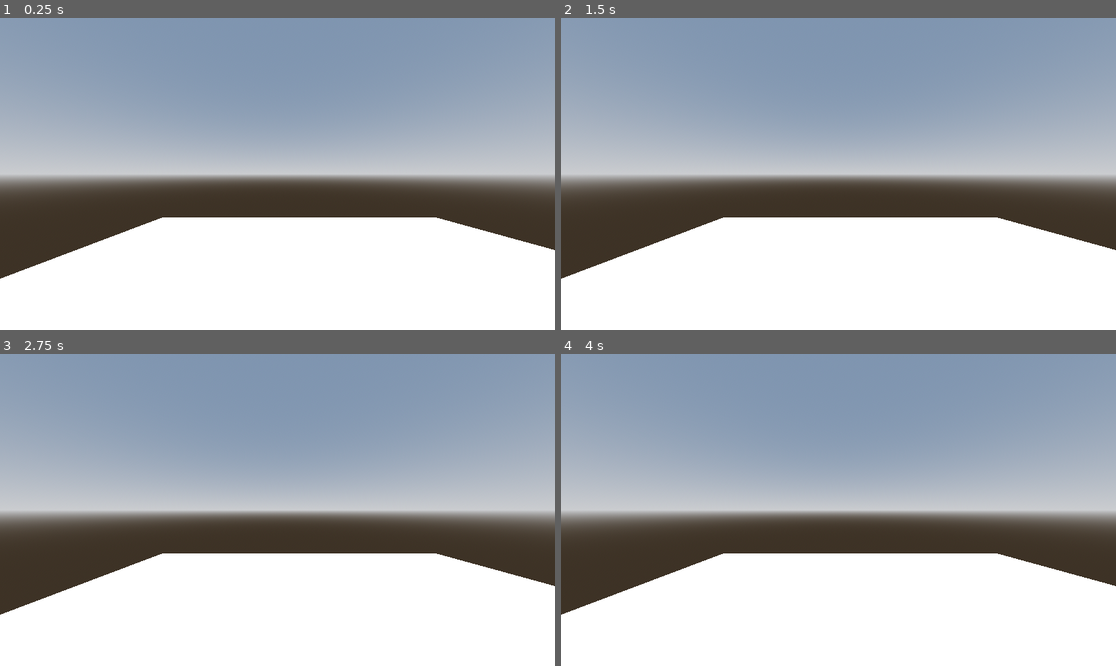
Above: before the commit, frames 1-4 (two rows, left to right).
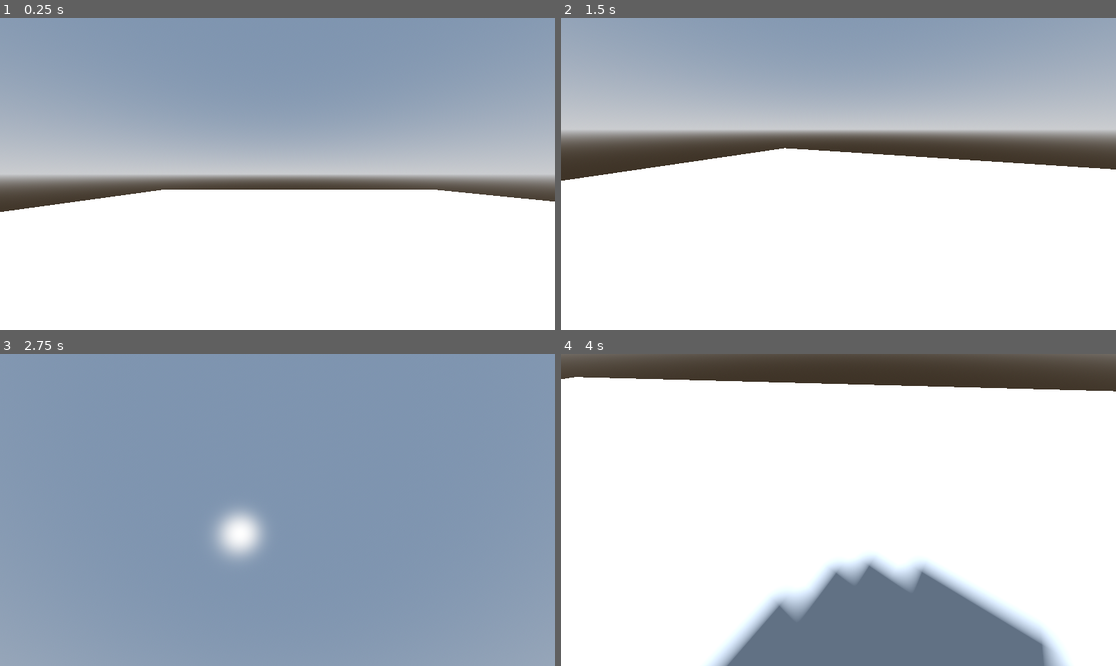
Above: after the commit, the same moments.

Repository: DabPlayZ1/Dab-s_Obby
Game: Godot game, scene res://mainbaseplate.tscn
Same seed, same stepped clock (60 frames per second), same inputs: the game is played once before the commit and once after it.
Inputs (mouse positions are in pixels of both pictures, inside the frame that each line leads up to):
- Up to frame 1 (0.25 s): no input
- Up to frame 2 (1.5 s): tap Enter at 0.5 s; move the mouse to (960, 158) at 0.52 s; tap Space at 1.25 s; move the mouse to (727, 189) at 1.27 s
- Up to frame 3 (2.75 s): tap Enter at 2 s; move the mouse to (333, 441) at 2.02 s
- Up to frame 4 (4 s): tap Space at 2.75 s; move the mouse to (810, 572) at 2.77 s; tap Enter at 3.5 s; move the mouse to (1005, 556) at 3.52 s

The runs differ from the first frame. In frame 1, 11% of the frame differs, in the area x 0-100%, y 55-84%; in frame 2, 46%; in frame 3, 69%; in frame 4, 83%, in the area x 0-100%, y 0-100%.

Commit message:
added camera script

Diff:
--- a/character.tscn
+++ b/character.tscn
@@ -1,21 +1,22 @@
 [gd_scene format=3 uid="uid://de35835dwpq62"]
+
+[ext_resource type="Script" uid="uid://dlhdwrajipxrw" path="res://player.gd" id="1_glpr6"]
 
 [sub_resource type="CapsuleMesh" id="CapsuleMesh_vu45j"]
 
 [sub_resource type="CapsuleShape3D" id="CapsuleShape3D_vu45j"]
 
-[node name="Node3D" type="Node3D" unique_id=416415331]
+[node name="CharacterBody3D" type="CharacterBody3D" unique_id=1173876061]
+script = ExtResource("1_glpr6")
 
-[node name="CharacterBody3D" type="CharacterBody3D" parent="." unique_id=1173876061]
-transform = Transform3D(1, 0, 0, 0, 1, 0, 0, 0, 1, 0, 1.0102681, 0)
-
-[node name="MeshInstance3D" type="MeshInstance3D" parent="CharacterBody3D" unique_id=1154296533]
+[node name="MeshInstance3D" type="MeshInstance3D" parent="." unique_id=1154296533]
 mesh = SubResource("CapsuleMesh_vu45j")
 
-[node name="CollisionShape3D" type="CollisionShape3D" parent="CharacterBody3D" unique_id=1727004444]
+[node name="CollisionShape3D" type="CollisionShape3D" parent="." unique_id=1727004444]
 shape = SubResource("CapsuleShape3D_vu45j")
 
-[node name="Camera3D" type="Camera3D" parent="CharacterBody3D" unique_id=1354606409]
+[node name="camera" type="Camera3D" parent="." unique_id=1354606409]
+unique_name_in_owner = true
 transform = Transform3D(1, 0, 0, 0, 1, 0, 0, 0, 1, 0, 0.56986785, -0.45056328)
 current = true
 fov = 90.0
--- /dev/null
+++ b/player.gd
@@ -0,0 +1,17 @@
+extends CharacterBody3D
+var sensitivity = 0.5
+var captured = true
+func _ready() -> void:
+	Input.mouse_mode = Input.MOUSE_MODE_CAPTURED
+func _unhandled_input(event: InputEvent) -> void:
+	if event is InputEventMouseMotion and captured == true:
+		rotation_degrees.y -= event.relative.x * sensitivity
+		%camera.rotation_degrees.x -= event.relative.y * sensitivity
+		%camera.rotation_degrees.x = clamp(%camera.rotation_degrees.x, -90, 90)
+	if event.is_action_pressed("ui_cancel"):
+		if captured == true:
+			captured = false
+			Input.mouse_mode = Input.MOUSE_MODE_VISIBLE
+		else:
+			captured = true
+			Input.mouse_mode = Input.MOUSE_MODE_CAPTURED
Not shown, added: player.gd.uid
